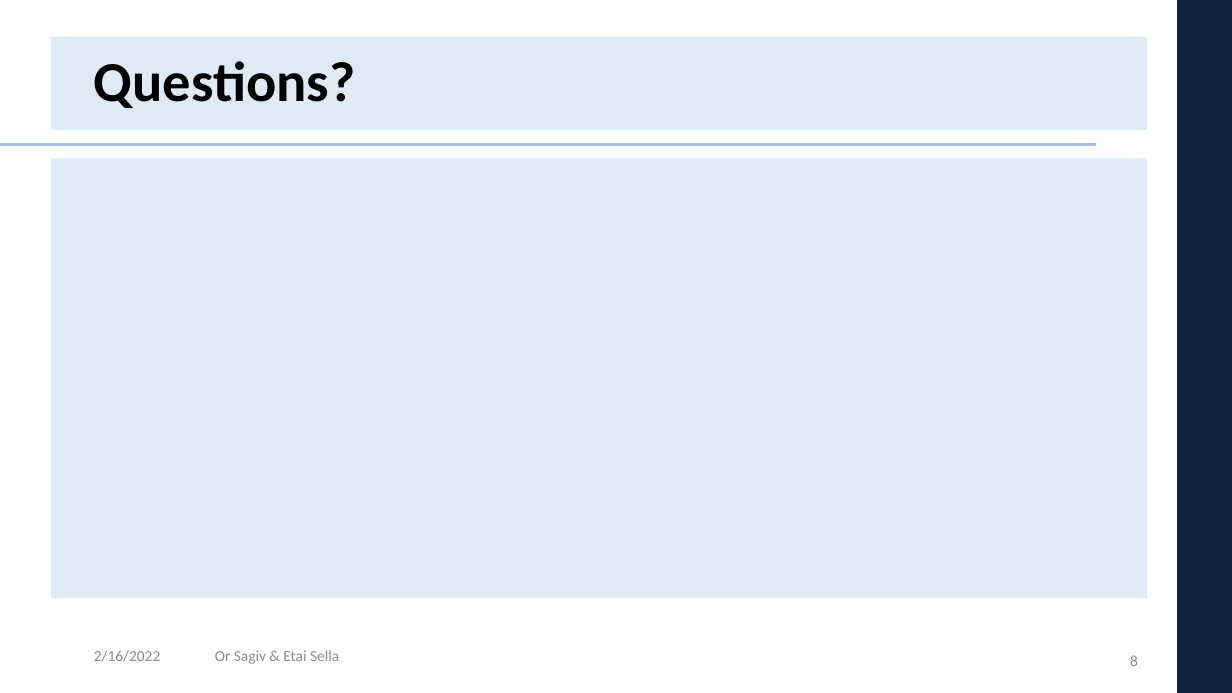
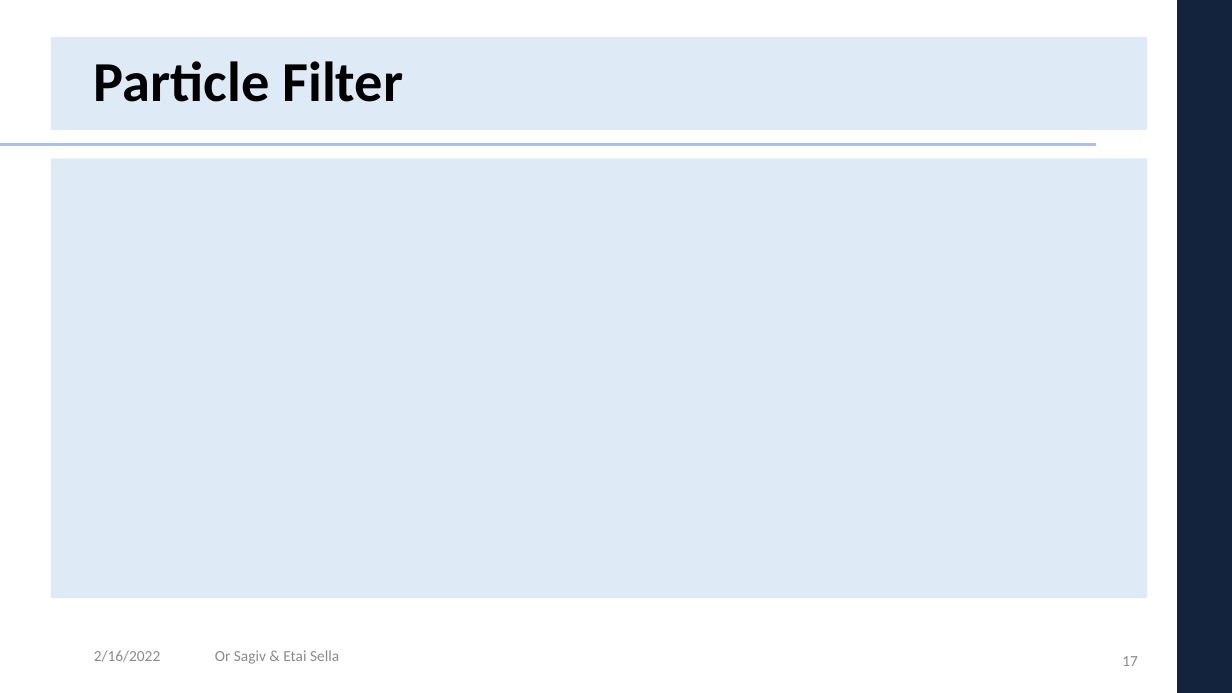
Before and after one commit to etaisella/AlphaRefine, a slide deck: slide 17 of Presentation/DL_project_presentation.pptx (slide 8 before the commit). Drawn at 1232x693 pixels with LibreOffice and Linux fonts; fonts in the diff are those of the drawing; grey boxes stand for pictures; background and template pictures are left out. Boxes give left, top, right and bottom in pixels: in the first picture for what was removed or moved away, otherwise in the second. Text is boxed around its words. In the diff, an @@ line names an element or a change of style, - is before the commit and + after.

Commit message:
Adding explanation about Particle Filter

```diff
--- a/Presentation/DL_project_presentation.pptx
+++ b/Presentation/DL_project_presentation.pptx
@@ title at [94, 61, 403, 102]: text changed @@
-Questions?
+Particle Filter
@@ page number at [1122, 656, 1138, 666]: text changed @@
-8
+17
```
Also in this commit, not shown: 6 slides added.
